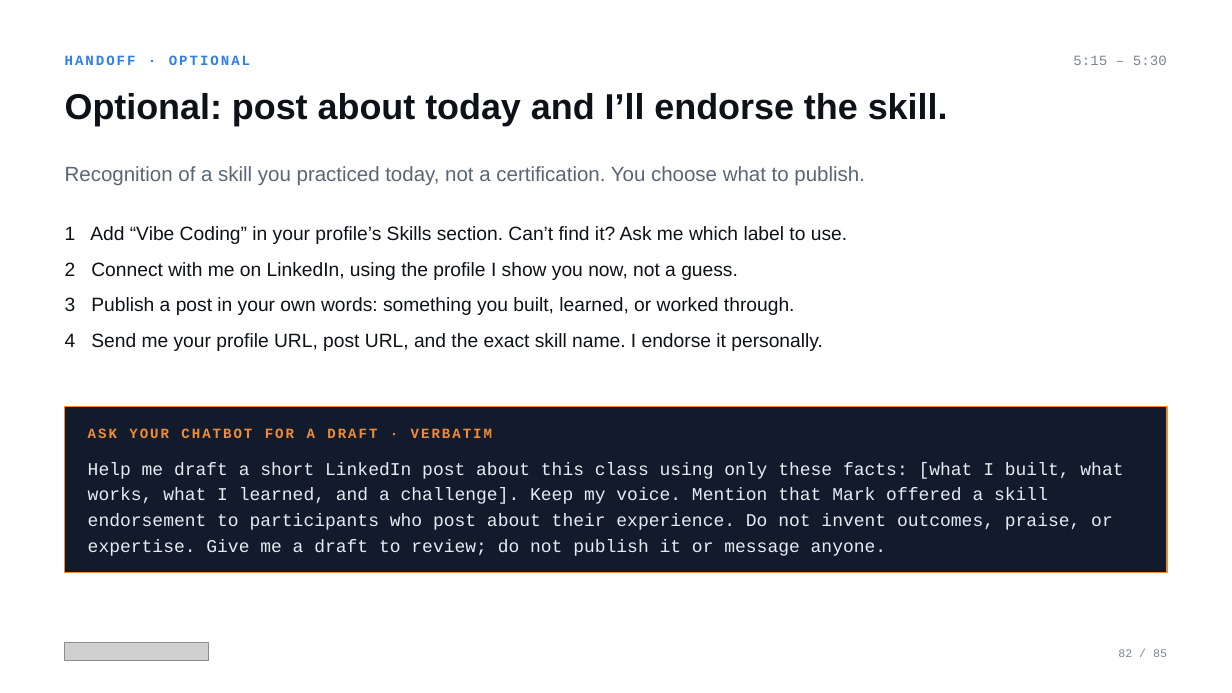
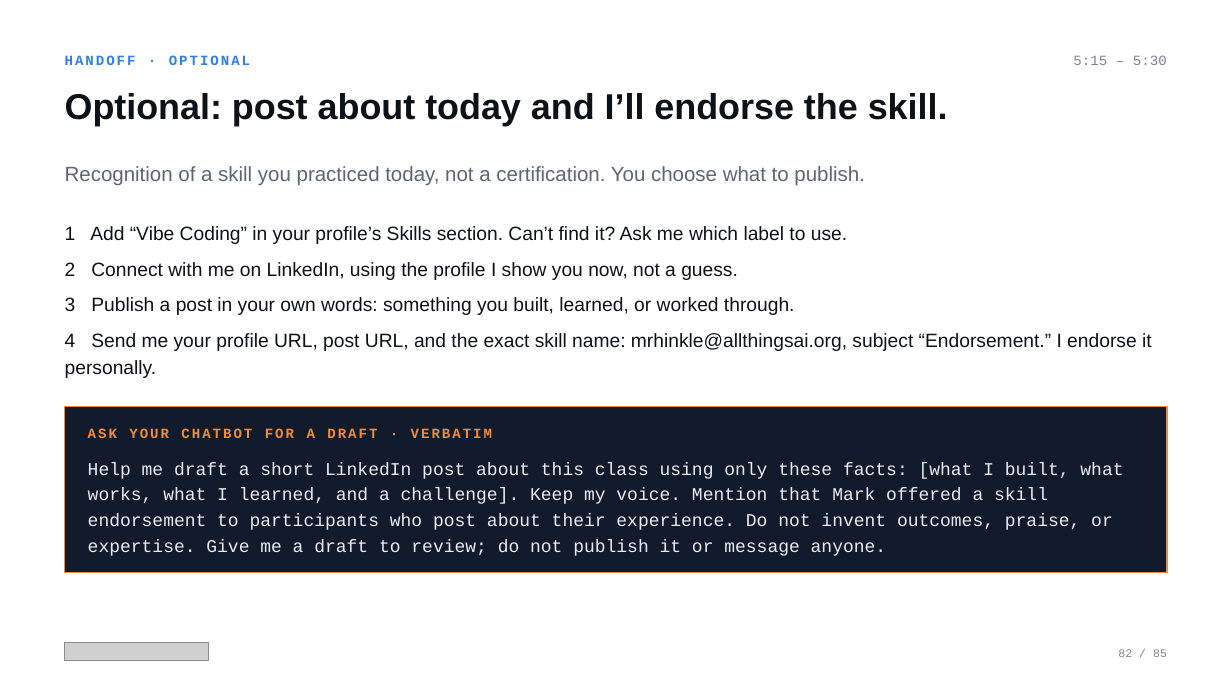
Before and after one commit to mrhinkle/Vibe-Coding-for-Non-Technical-Professionals, a slide deck: slide 82 of presentations/ato-2026-workshop/ato-2026-workshop.pptx. Drawn at 1232x693 pixels with LibreOffice and Linux fonts; fonts in the diff are those of the drawing; grey boxes stand for pictures. Boxes give left, top, right and bottom in pixels: in the first picture for what was removed or moved away, otherwise in the second. Text is boxed around its words. In the diff, an @@ line names an element or a change of style, - is before the commit and + after.

```diff
--- a/presentations/ato-2026-workshop/ato-2026-workshop.pptx
+++ b/presentations/ato-2026-workshop/ato-2026-workshop.pptx
@@ text at [65,333,1152,378]: text changed @@
-4 Send me your profile URL, post URL, and the exact skill name. I endorse it personally.
+4 Send me your profile URL, post URL, and the exact skill name: mrhinkle@allthingsai.org, subject “Endorsement.” I endorse it personally.
```
Also in this commit, not shown: 9 other slides changed, 18 other files.
